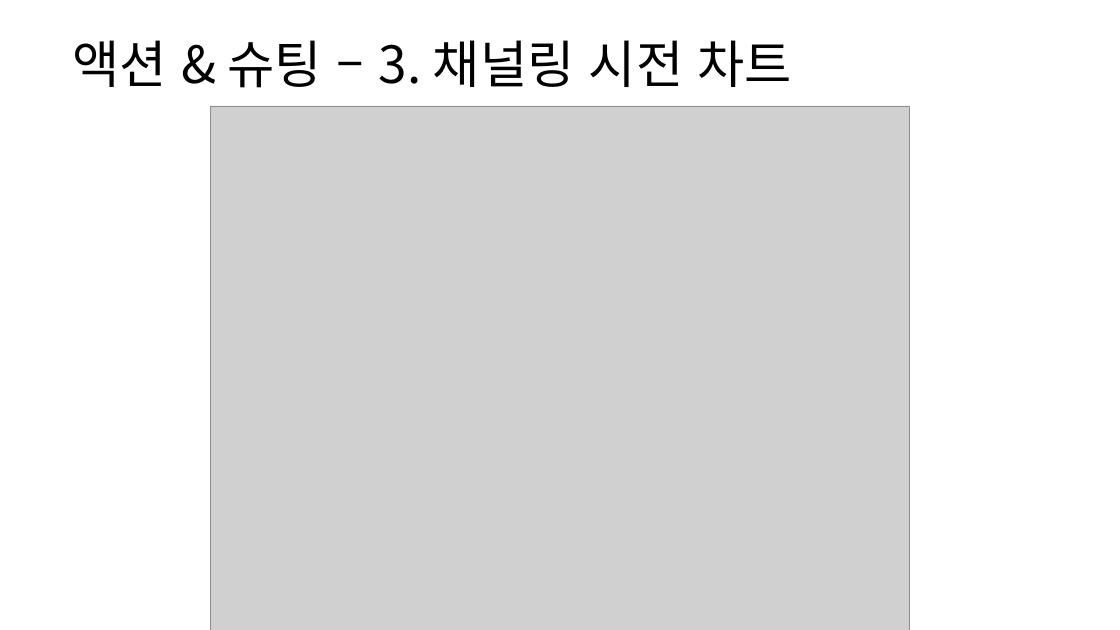
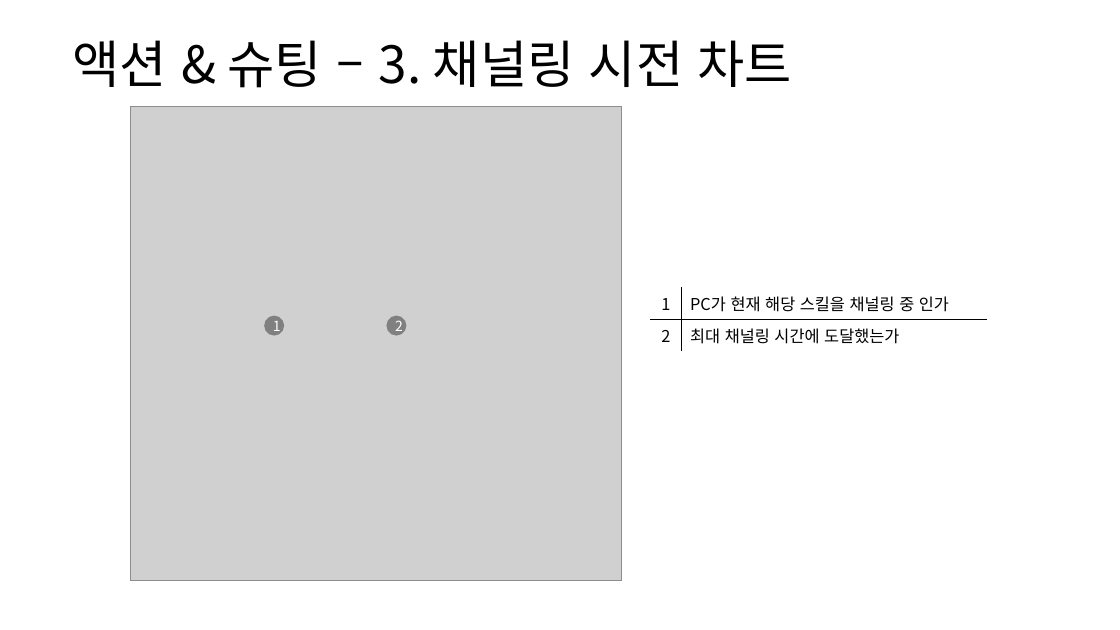
Before and after one commit to yjk0401/unityenginebasic_9th, a slide deck: slide 48 of 기획/방랑엽사전/스킬 시스템 기획서.pptx. Drawn at 1120x630 pixels with LibreOffice and Linux fonts; fonts in the diff are those of the drawing; grey boxes stand for pictures. Boxes give left, top, right and bottom in pixels: in the first picture for what was removed or moved away, otherwise in the second. Text is boxed around its words. In the diff, an @@ line names an element or a change of style, - is before the commit and + after.

```diff
--- a/기획/방랑엽사전/스킬 시스템 기획서.pptx
+++ b/기획/방랑엽사전/스킬 시스템 기획서.pptx
@@ picture added at (x1=130, y1=107, x2=622, y2=581) @@
@@ picture removed at (x1=211, y1=106, x2=909, y2=630) @@
@@ table added at (x1=650, y1=287, x2=987, y2=348), 2 rows, 2 columns @@
+1 | PC가 현재 해당 스킬을 채널링 중 인가
+2 | 최대 채널링 시간에 도달했는가
@@ ellipse added at (x1=265, y1=316, x2=285, y2=336), fill #808080, 12 pt, text #FFFFFF @@
+1
@@ ellipse added at (x1=386, y1=316, x2=407, y2=336), fill #808080, 12 pt, text #FFFFFF @@
+2
```
Also in this commit, not shown: 10 other slides changed, 3 slides removed, 2 other files.
